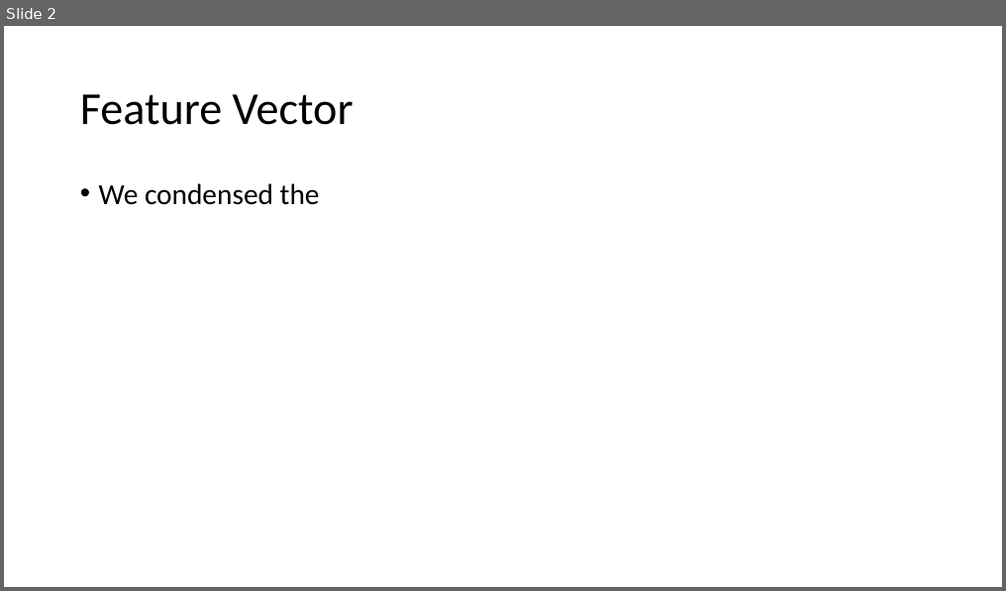
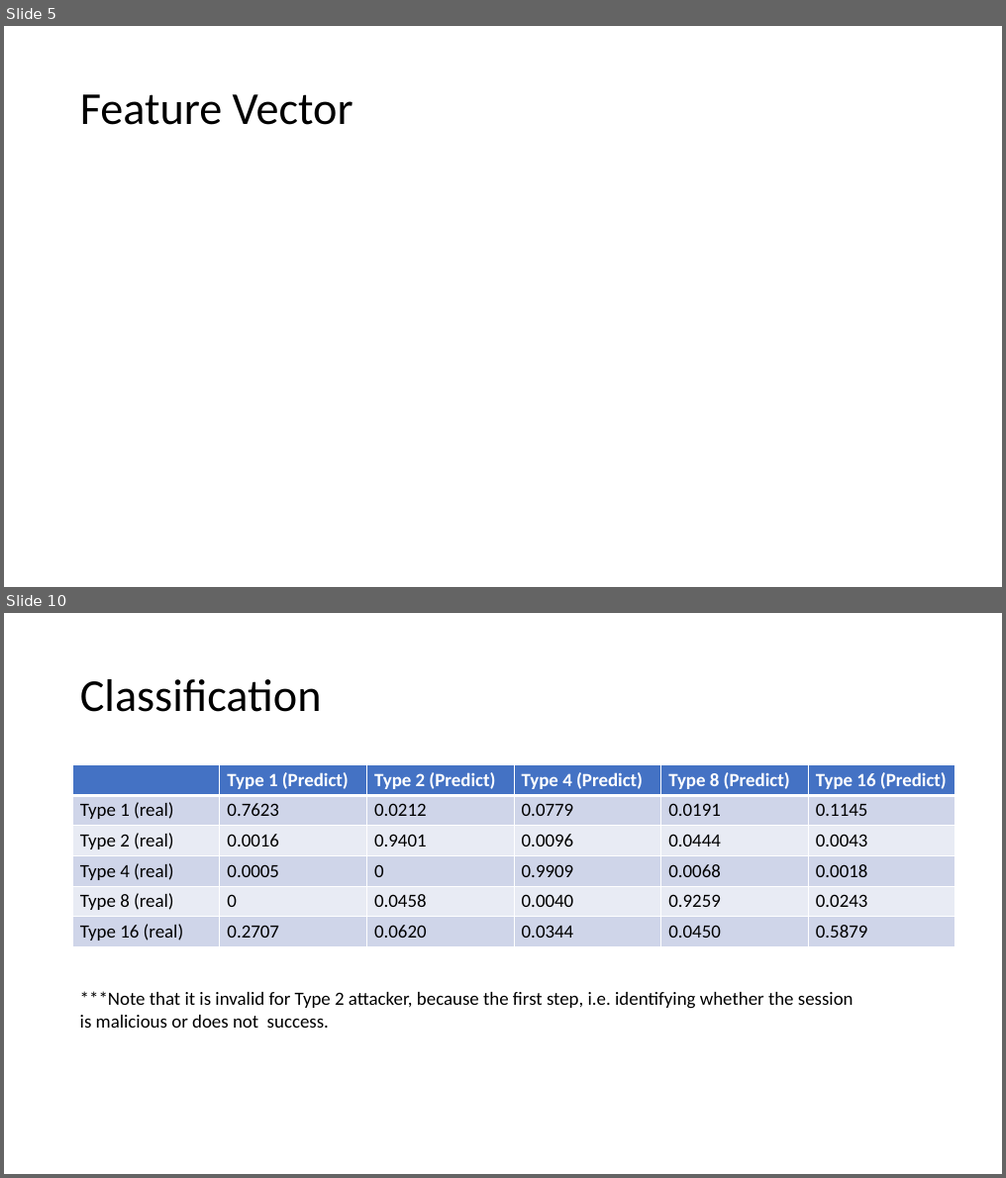
Before and after one commit to liangwangENST/SR2I208-Detection-Malicious-data, a slide deck: slide/Presentation.pptx. Shown one above the other, each under a label of ours: slide 2 before the commit, slides 5 and 10 after it; the slides between them are not shown. The pictures are 1006x591 and 1006x1178 pixels, drawn with LibreOffice and Linux fonts; fonts in the diff are those of the drawing. Boxes give left, top, right and bottom in pixels: in the first picture for what was removed or moved away, otherwise in the second. Text is boxed around its words. In the diff, an @@ line names an element or a change of style, - is before the commit and + after.

Commit message:
classification and presentation update

```diff
--- a/slide/Presentation.pptx
+++ b/slide/Presentation.pptx
@@ slide 10 added at (4,613,1002,1174), background #FFFFFF @@
@@ title added at (80,679,322,712), 44 pt, text #000000 @@
+Classification
@@ table added at (73,765,957,947), 6 rows, 6 columns @@
+ | Type 1 (Predict) | Type 2 (Predict) | Type 4 (Predict) | Type 8 (Predict) | Type 16 (Predict)
+Type 1 (real) | 0.7623 | 0.0212 | 0.0779 | 0.0191 | 0.1145
+Type 2 (real) | 0.0016 | 0.9401 | 0.0096 | 0.0444 | 0.0043
+Type 4 (real) | 0.0005 | 0 | 0.9909 | 0.0068 | 0.0018
+Type 8 (real) | 0 | 0.0458 | 0.0040 | 0.9259 | 0.0243
+Type 16 (real) | 0.2707 | 0.0620 | 0.0344 | 0.0450 | 0.5879
@@ text added at (80,991,853,1028), 18 pt, text #000000 @@
+***Note that it is invalid for Type 2 attacker, because the first step, i.e. identifying whether the session
+is malicious or does not success.
@@ what was slide 2 is now slide 5 @@
@@ slide 5 changed as well @@
@@ text removed at (99,183,320,205) @@
-• We condensed the
```
Also in this commit, not shown: 10 other slides added, 1 slide removed, 4 other files.
